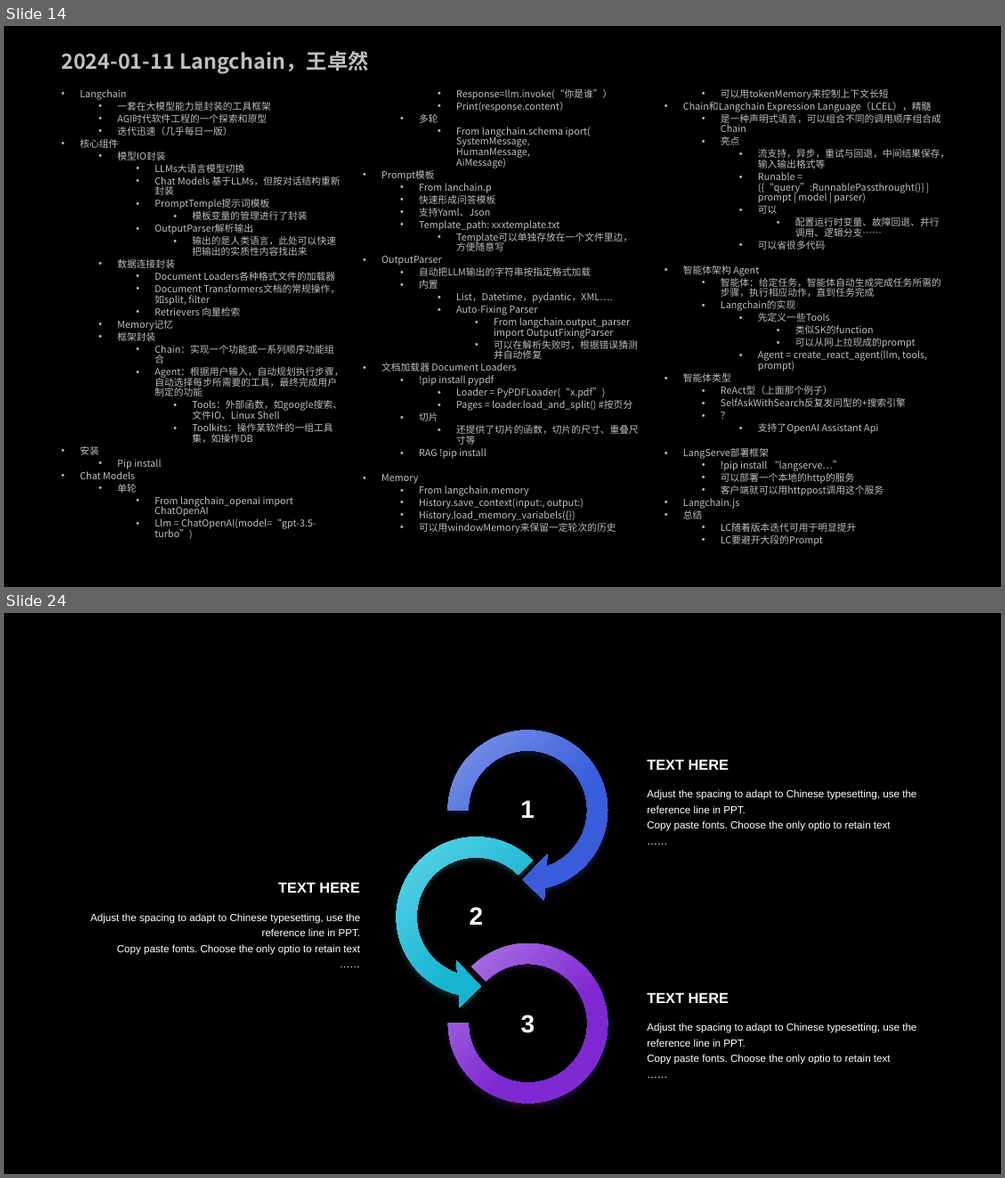
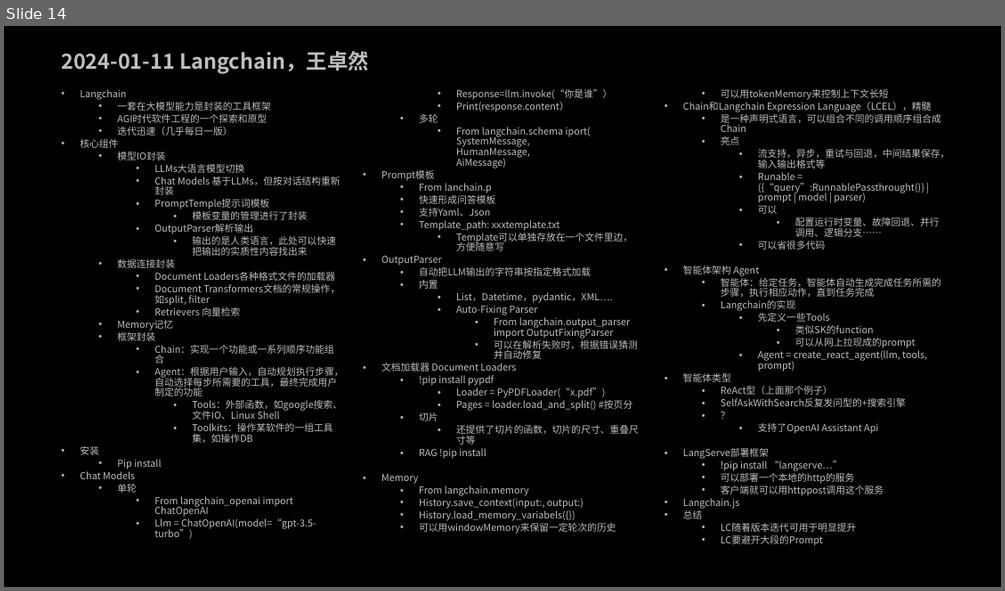
Before and after one commit to MartinChen1973/ZhihuAi, a slide deck: _知乎AI大模型课堂笔记.pptx. Shown one above the other, each under a label of ours: slides 14 and 24 before the commit, slide 14 after it; the slides between them are not shown. The pictures are 1005x1178 and 1005x591 pixels, drawn with LibreOffice and Linux fonts; fonts in the diff are those of the drawing; background and template pictures are left out. Boxes give left, top, right and bottom in pixels: in the first picture for what was removed or moved away, otherwise in the second. Text is boxed around its words. In the diff, an @@ line names an element or a change of style, - is before the commit and + after.

```diff
--- a/_知乎AI大模型课堂笔记.pptx
+++ b/_知乎AI大模型课堂笔记.pptx
@@ slide 24 removed at (x1=4, y1=613, x2=1001, y2=1174), background picture (left out) @@
@@ group removed at (x1=90, y1=717, x2=916, y2=1103): 6 texts, 3 frees, 1 circular arrow, 1 left circular arrow, 1 arch (boxed as its full ring) @@
-1
-2
-3
-Adjust the spacing to adapt to Chinese typesetting, use the reference line in PPT.
-Copy paste fonts. Choose the only optio to retain text
-……
-TEXT HERE
-Adjust the spacing to adapt to Chinese typesetting, use the reference line in PPT.
-Copy paste fonts. Choose the only optio to retain text
-……
-TEXT HERE
-Adjust the spacing to adapt to Chinese typesetting, use the reference line in PPT.
-Copy paste fonts. Choose the only optio to retain text
-……
-TEXT HERE
```
Also in this commit, not shown: 1 slide added, 12 other slides removed.
